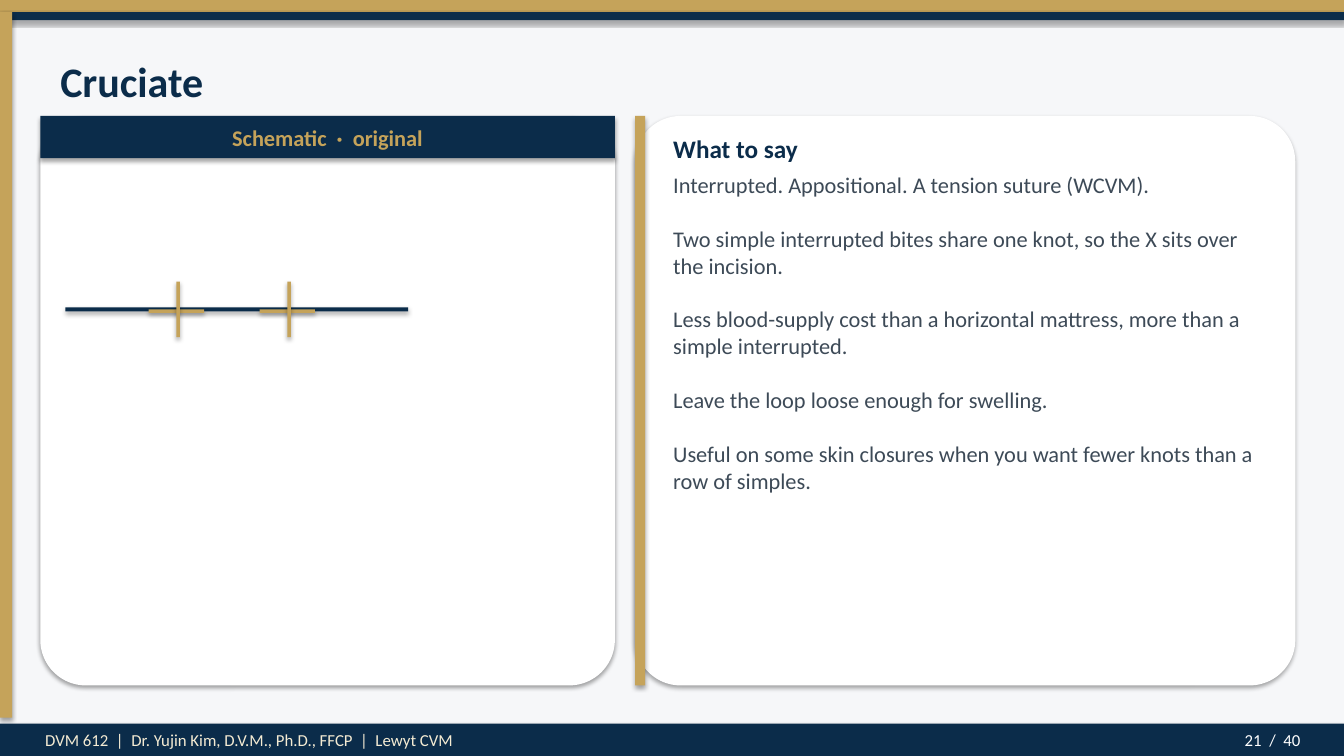
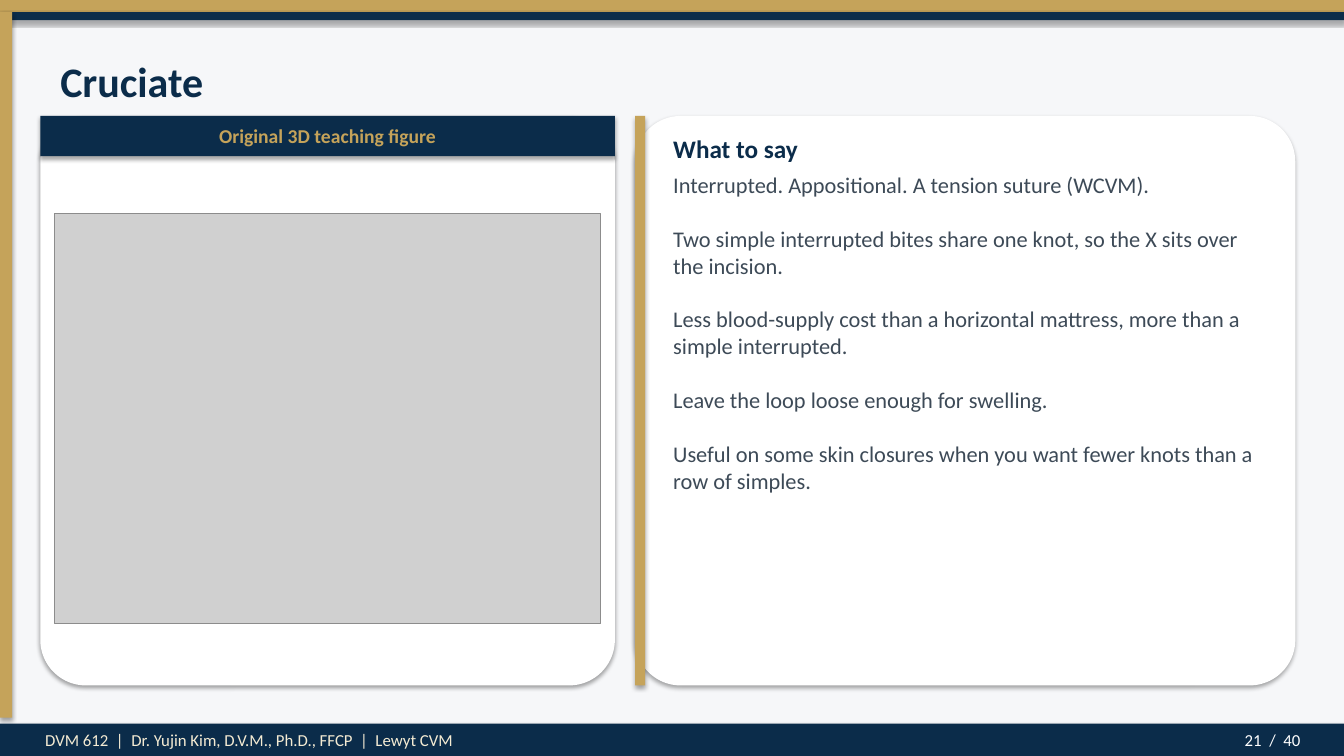
Before and after one commit to drkimvet/happycare, a slide deck: slide 21 of lectures/DVM-612_Week7_Suture_Patterns_Closures.pptx. Drawn at 1344x756 pixels with LibreOffice and Linux fonts; fonts in the diff are those of the drawing; grey boxes stand for pictures. Boxes give left, top, right and bottom in pixels: in the first picture for what was removed or moved away, otherwise in the second. Text is boxed around its words. In the diff, an @@ line names an element or a change of style, - is before the commit and + after.

```diff
--- a/lectures/DVM-612_Week7_Suture_Patterns_Closures.pptx
+++ b/lectures/DVM-612_Week7_Suture_Patterns_Closures.pptx
@@ text at (x1=219, y1=129, x2=435, y2=147): text changed; size 16 to 14 pt @@
-Schematic · original
+Original 3D teaching figure
@@ picture added at (x1=54, y1=214, x2=601, y2=624) @@
@@ rectangle removed at (x1=176, y1=281, x2=180, y2=337) @@
@@ rectangle removed at (x1=287, y1=281, x2=291, y2=337) @@
@@ rectangle removed at (x1=66, y1=308, x2=408, y2=312) @@
@@ rectangle removed at (x1=149, y1=310, x2=205, y2=314) @@
@@ rectangle removed at (x1=260, y1=310, x2=316, y2=314) @@
```
Also in this commit, not shown: 10 other slides changed, 17 other files.
